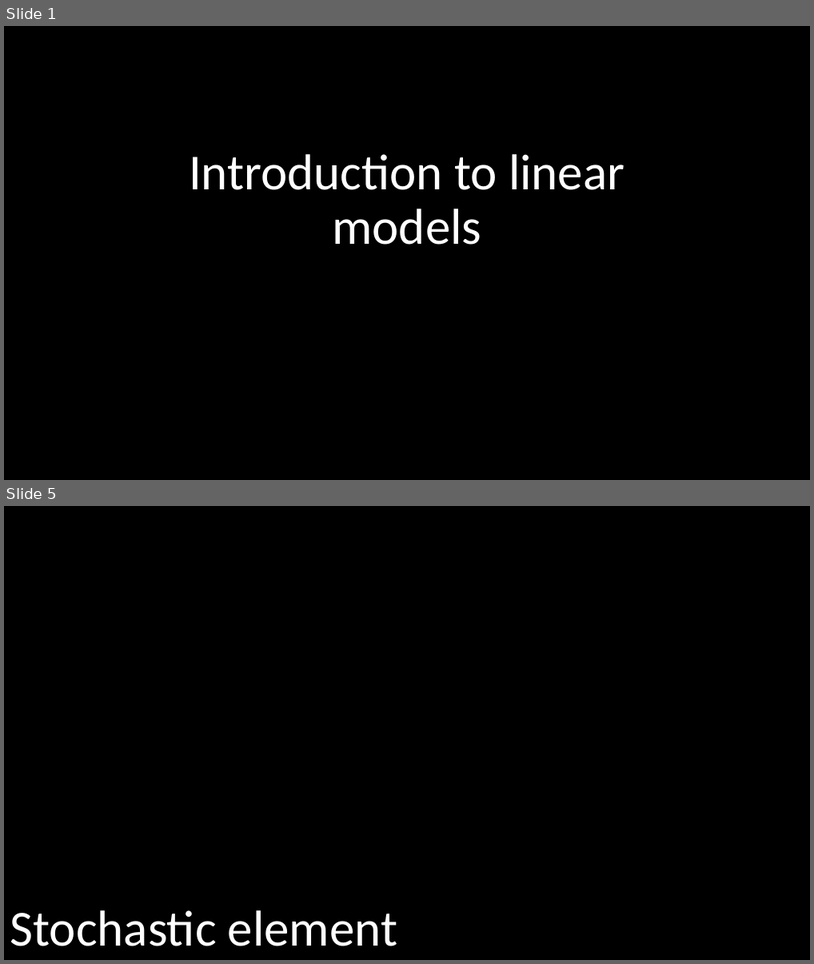
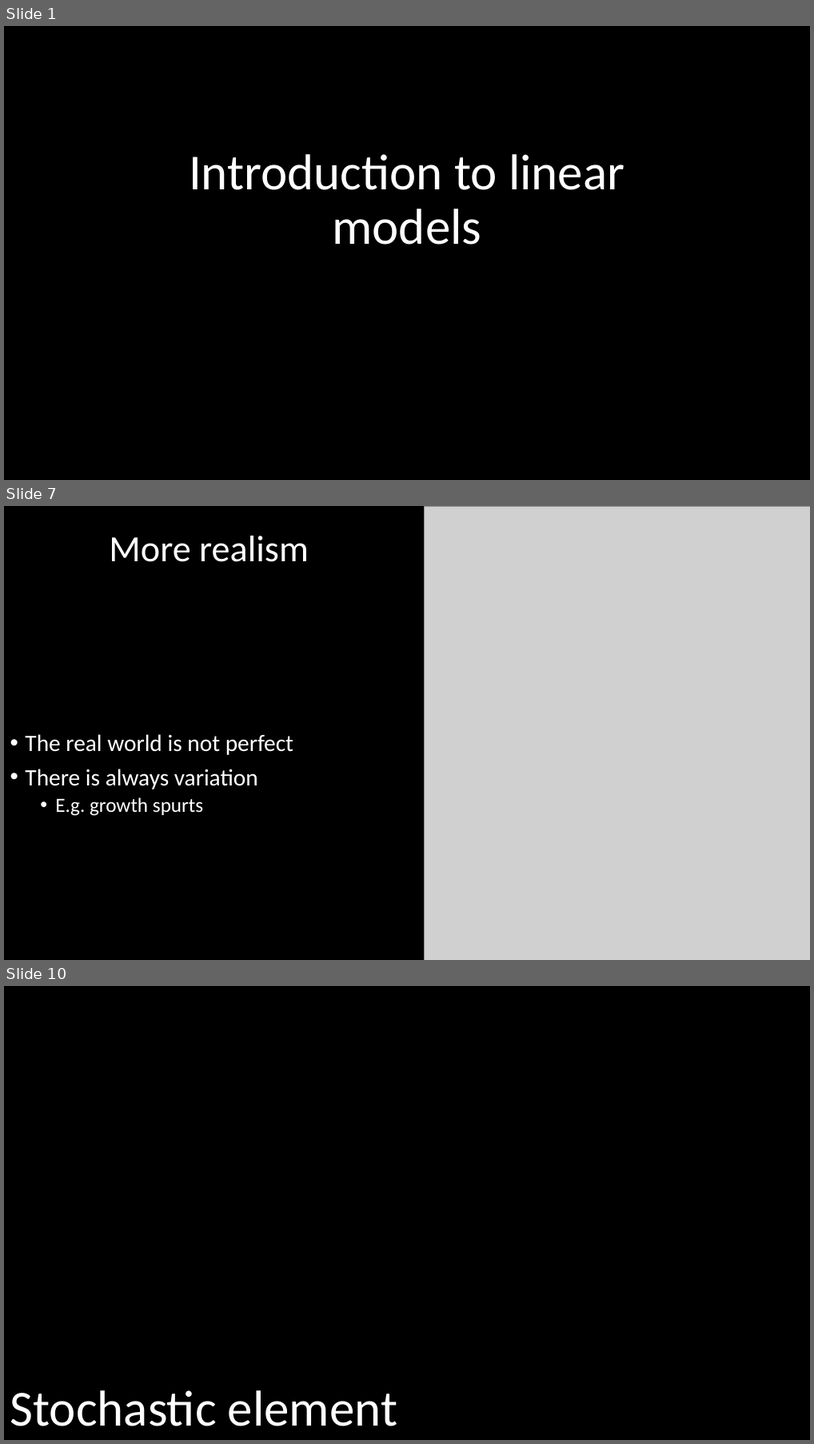
Before and after one commit to DeonRoos/stats-for-biologists, a slide deck: Lecture 2 - lm overview/Slides/Introduction to linear models.pptx. Shown one above the other, each under a label of ours: slides 1 and 5 before the commit, slides 1, 7 and 10 after it; the slides between them are not shown. The pictures are 814x964 and 814x1444 pixels, drawn with LibreOffice and Linux fonts; fonts in the diff are those of the drawing; grey boxes stand for pictures. Boxes give left, top, right and bottom in pixels: in the first picture for what was removed or moved away, otherwise in the second. Text is boxed around its words. In the diff, an @@ line names an element or a change of style, - is before the commit and + after.

```diff
--- a/Lecture 2 - lm overview/Slides/Introduction to linear models.pptx
+++ b/Lecture 2 - lm overview/Slides/Introduction to linear models.pptx
@@ slide 7 added at [4,506,810,960], background #000000 @@
@@ picture added at [425,506,810,960] @@
@@ title added at [109,536,309,562], 44 pt, text #FFFFFF @@
+More realism
@@ text added at [25,734,294,816], 28 pt, text #FFFFFF @@
+• The real world is not perfect
+• There is always variation
+  • E.g. growth spurts
@@ what was slide 5 is now slide 10 @@
```
Also in this commit, not shown: 3 slides changed, 11 other slides added, 5 slides removed, 12 other files.
